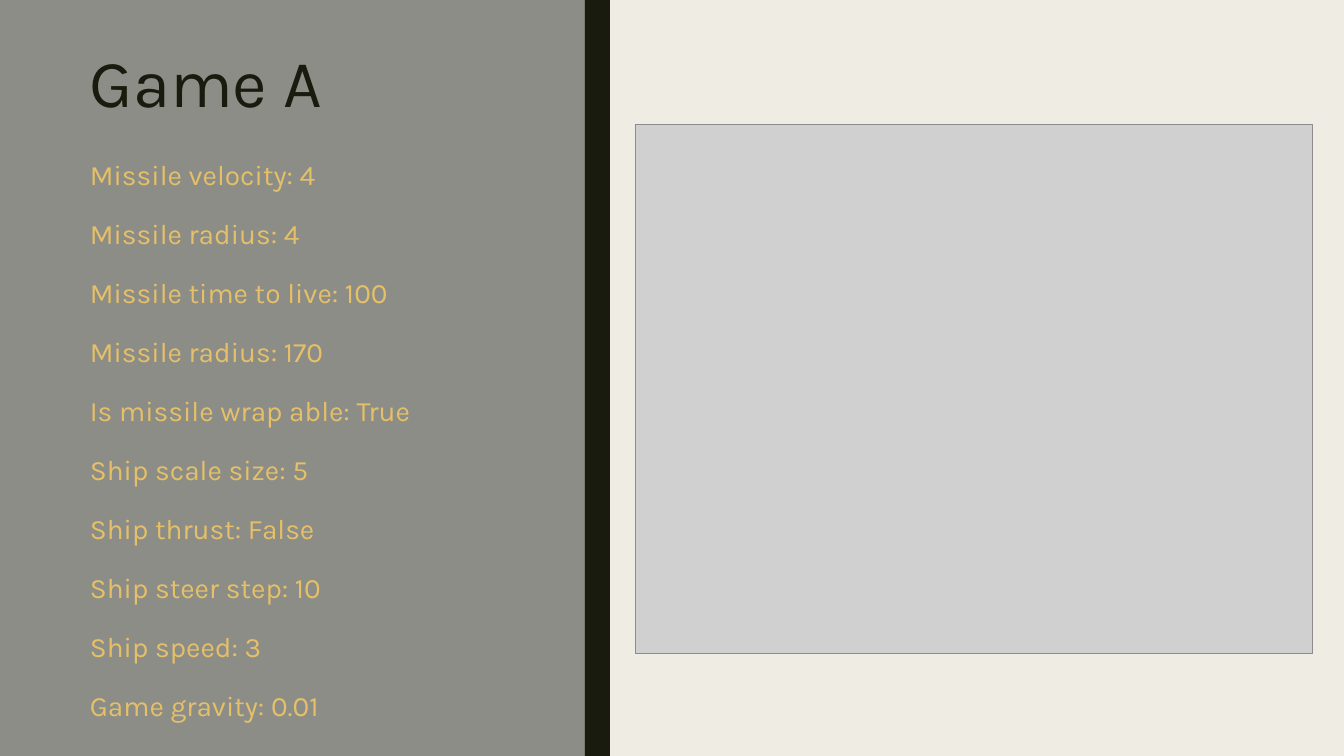
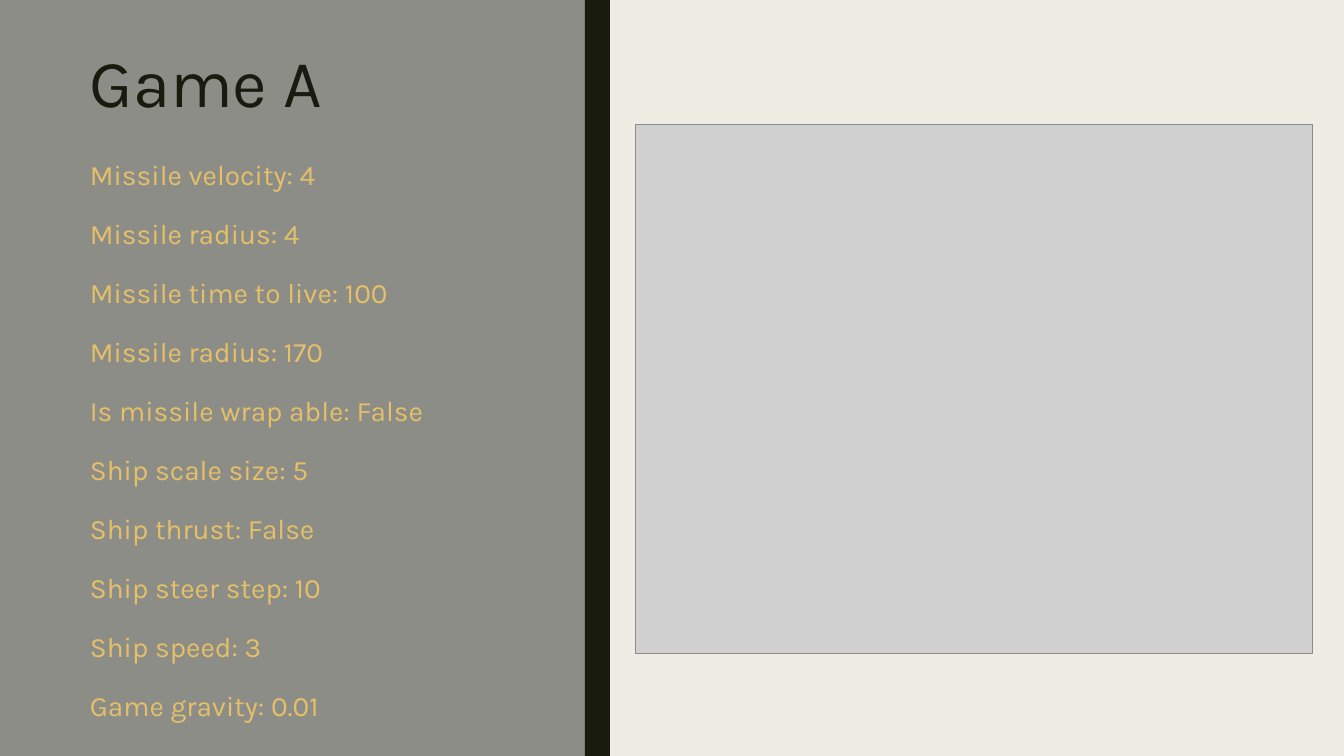
Before and after one commit to bernardotc/CE810-2, a slide deck: slide 6 of Paper Presentation.pptx. Drawn at 1344x756 pixels with LibreOffice and Linux fonts; fonts in the diff are those of the drawing; grey boxes stand for pictures. Boxes give left, top, right and bottom in pixels: in the first picture for what was removed or moved away, otherwise in the second. Text is boxed around its words. In the diff, an @@ line names an element or a change of style, - is before the commit and + after.

```diff
--- a/Paper Presentation.pptx
+++ b/Paper Presentation.pptx
@@ text at (x1=90, y1=402, x2=423, y2=428): text changed @@
-Is missile wrap able: True
+Is missile wrap able: False
```
Also in this commit, not shown: 2 other slides changed.
